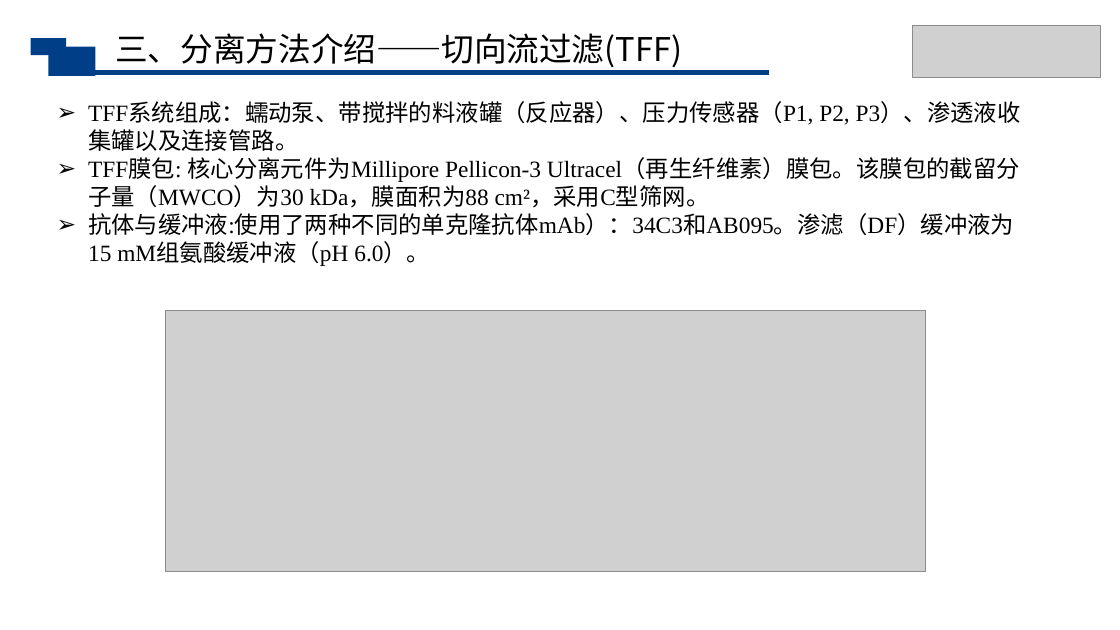
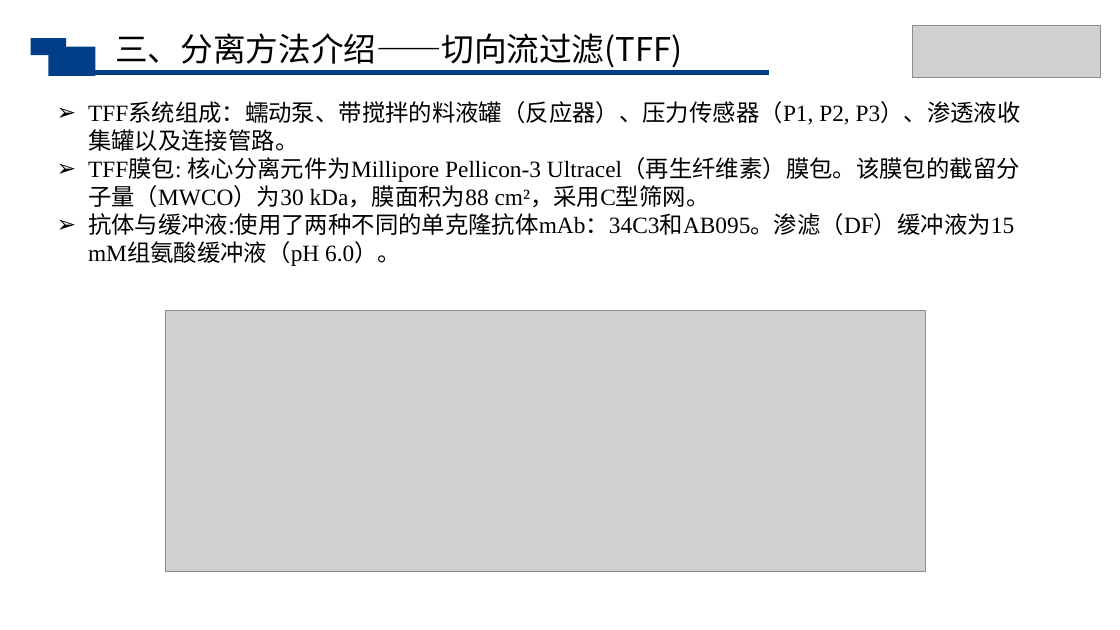
Before and after one commit to Raymon-Lyu/Veterinary-Medicine, a slide deck: slide 11 of 生物分离工程/第十组汇报ppt.pptx (slide 12 before the commit). Drawn at 1120x630 pixels with LibreOffice and Linux fonts; fonts in the diff are those of the drawing; grey boxes stand for pictures. Boxes give left, top, right and bottom in pixels: in the first picture for what was removed or moved away, otherwise in the second. Text is boxed around its words. In the diff, an @@ line names an element or a change of style, - is before the commit and + after.

```diff
--- a/生物分离工程/第十组汇报ppt.pptx
+++ b/生物分离工程/第十组汇报ppt.pptx
@@ text at <box>88,213,1014,266</box>: text changed @@
-➢ 抗体与缓冲液:使用了两种不同的单克隆抗体mAb）：34C3和AB095。渗滤（DF）缓冲液为15 mM组氨酸缓冲液（pH 6.0）。
+➢ 抗体与缓冲液:使用了两种不同的单克隆抗体mAb：34C3和AB095。渗滤（DF）缓冲液为15 mM组氨酸缓冲液（pH 6.0）。
```
Also in this commit, not shown: 5 other slides changed, 1 slide added, 1 slide removed, 1 other file.
